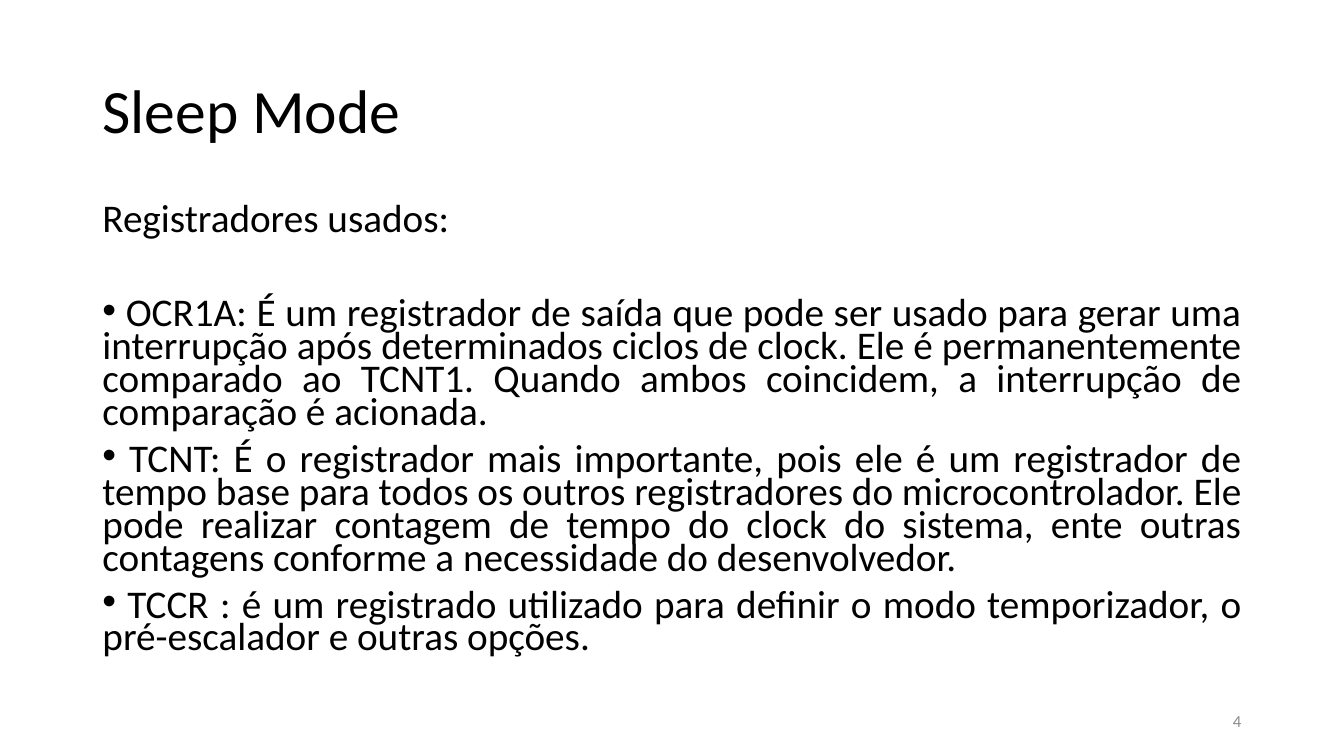
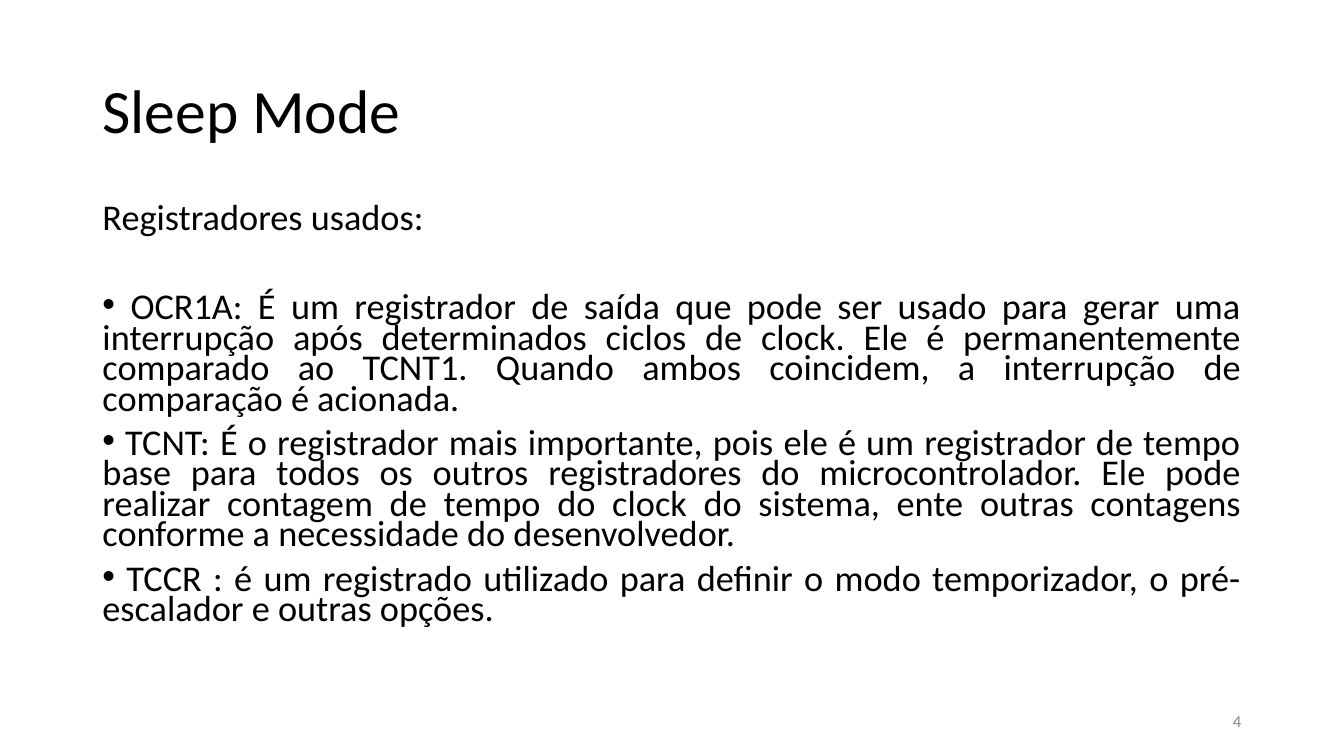
Before and after one commit to marcotulio95/PROJECT1-Arquitetura_-De_-Computadores, a slide deck: slide 4 of Apresentação/Arquitetura de Computadores2.pptx. Drawn at 1344x756 pixels with LibreOffice and Linux fonts; fonts in the diff are those of the drawing. Boxes give left, top, right and bottom in pixels: in the first picture for what was removed or moved away, otherwise in the second. Text is boxed around its words. In the diff, an @@ line names an element or a change of style, - is before the commit and + after.

```diff
--- a/Apresentação/Arquitetura de Computadores2.pptx
+++ b/Apresentação/Arquitetura de Computadores2.pptx
@@ text "Registradores usados:" at (102, 204, 1241, 627): size 28 to 25.9 pt @@
```
Also in this commit, not shown: 2 other slides changed, 4 slides added, 3 other files.
